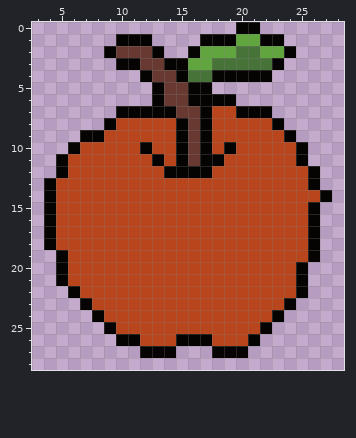
File history of a pixel-art sprite, Assets/Sprites/UI/Apple.png. The picture above is the old version.
The file is 32x32 pixels. Shown: x 3..28, y 0..28.
Once edited:
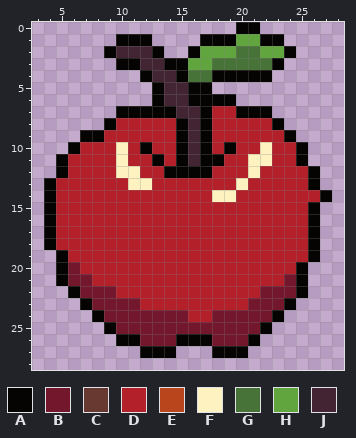
Palette (. is transparent): A #050403  B #73172d  C #673931  D #b4202a  E #b9451d  F #fef3c0  G #477238  H #61a53f  J #422433
From old to new:
Changed rows in their new state; - is an unchanged pixel.
first column x 5:
 2 -----JJJ--------------
 3 -------JJ-------------
 4 --------JJ------------
 5 ---------JJ-----------
 6 ---------JJ-----------
 7 ----------JJ-DD-------
 8 -----DDDDD-J-DDDDD----
 9 ----DDDDDD-J-DDDDDD---
10 --DDDFD-DD-J-D-DDFDD--
11 -DDDDFDD-D-J--DDFFDD--
12 -DDDDFFDD----DDDFDDDD-
13 DDDDDDFFDDDDDDDFDDDDD-
14 DDDDDDDDDDDDDFFDDDDDDD
15 DDDDDDDDDDDDDDDDDDDDD-
16 DDDDDDDDDDDDDDDDDDDDD-
17 DDDDDDDDDDDDDDDDDDDDD-
18 DDDDDDDDDDDDDDDDDDDDD-
19 -DDDDDDDDDDDDDDDDDDDD-
20 -BDDDDDDDDDDDDDDDDDD--
21 -BBDDDDDDDDDDDDDDDDB--
22 --BBBDDDDDDDDDDDDBBB--
23 ---BBBBDDDDDDDDDBBB---
24 ----BBBBBBBDDBBBBB----
25 -----BBBBBBBBBBBB-----
26 -------BBB---BBB------
Where, in picture pixels (left, top, right, bottom), the same in both pictures:
changed: (56, 46, 320, 346)
